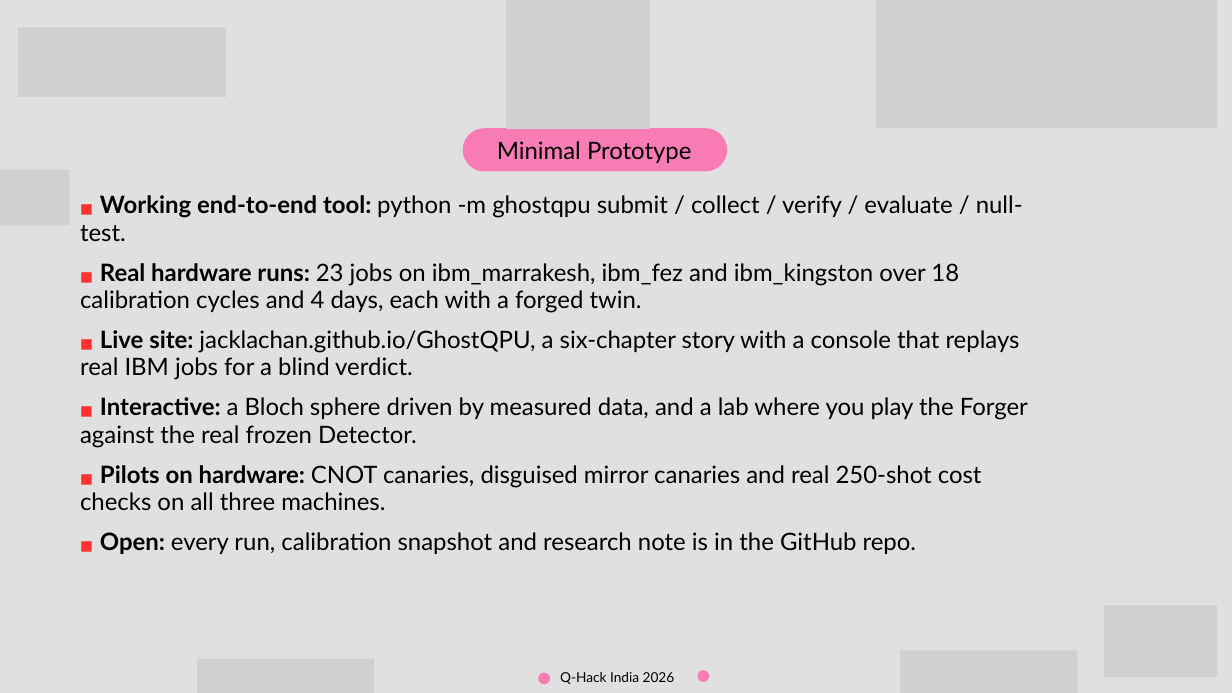
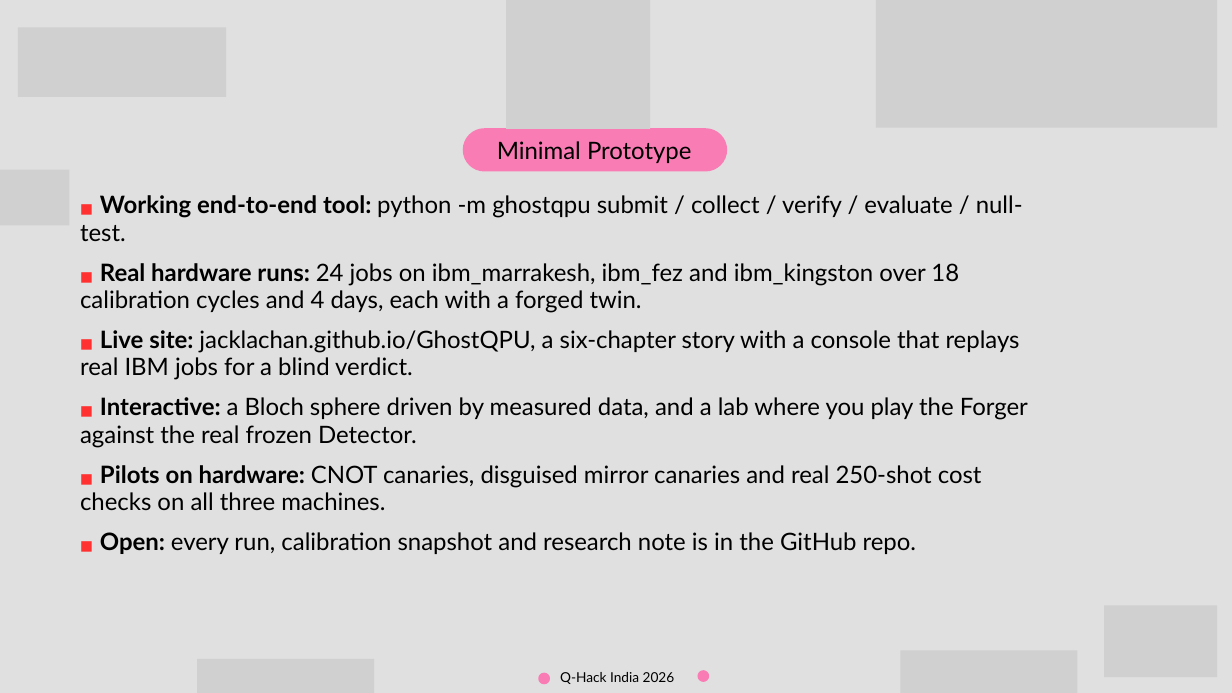
Before and after one commit to Karthikeya47/GhostQPU, a slide deck: slide 7 of docs/GhostQPU_QHack_India26.pptx. Drawn at 1232x693 pixels with LibreOffice and Linux fonts; fonts in the diff are those of the drawing; grey boxes stand for pictures. Boxes give left, top, right and bottom in pixels: in the first picture for what was removed or moved away, otherwise in the second. Text is boxed around its words. In the diff, an @@ line names an element or a change of style, - is before the commit and + after.

Commit message:
Add Tanvi's K8 kingston run, refresh all numbers, and commit the README art and deck generators

```diff
--- a/docs/GhostQPU_QHack_India26.pptx
+++ b/docs/GhostQPU_QHack_India26.pptx
@@ text at box(80, 263, 959, 313): text changed @@
-■ Real hardware runs: 23 jobs on ibm_marrakesh, ibm_fez and ibm_kingston over 18 calibration cycles and 4 days, each with a forged twin.
+■ Real hardware runs: 24 jobs on ibm_marrakesh, ibm_fez and ibm_kingston over 18 calibration cycles and 4 days, each with a forged twin.
```
Also in this commit, not shown: 1 other slide changed, 10 other files.
